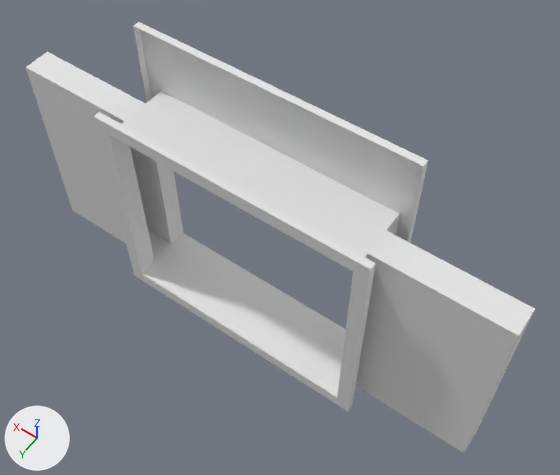
The FBX model Gravity Puzzle Game/Assets/Art/Models/Props Models/Elevator_01_Entrance.FBX: old version first, new version second.
Before and after are seen from a 50 mm camera at (-4.0, 5.34, 9.85) aimed at (-0.36, 0.24, 1.84). The axes (+X, +Y, +Z) are drawn at lower left. The lights are the same throughout. Where no turn or scale is listed for an object, it has been applied to the vertices.

Names of what the first picture shows: 'Elevator_01_Entrance'.
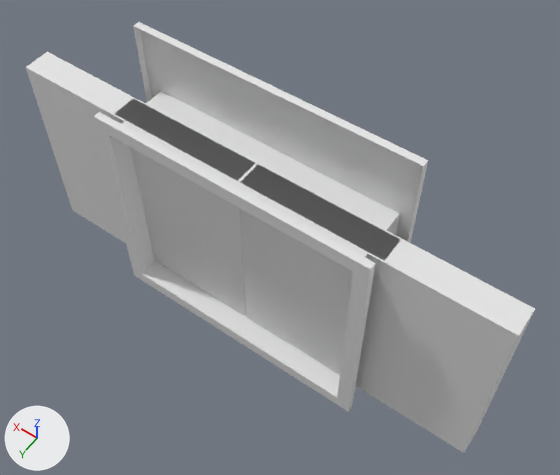
Where the change shows, as pixel boxes (x1, y1, x2, y2) in the pictures (560 x 475 px):
'Elevator_01_Entrance_DoorLeft', added
    after: (240, 164, 400, 387)
'Elevator_01_Entrance_DoorRight', added
    after: (116, 99, 255, 316)

The change, as a diff of the scene's bpy script:
```diff
--- a/Gravity Puzzle Game/Assets/Art/Models/Props Models/Elevator_01_Entrance.FBX.py
+++ b/Gravity Puzzle Game/Assets/Art/Models/Props Models/Elevator_01_Entrance.FBX.py
@@ me_mesh_001 @@
+me_mesh_001.from_pydata(...)  # 62 vertices, 58 faces; spans x -2.0..0.0, y 0.2..0.6, z 0.02..3.0
@@ me_mesh_002 @@
+me_mesh_002.from_pydata(...)  # 62 vertices, 58 faces; spans x 0.0..2.0, y 0.2..0.6, z 0.02..3.0
@@ ob_elevator_01_entrance_doorleft @@
+ob_elevator_01_entrance_doorleft = bpy.data.objects.new('Elevator_01_Entrance_DoorLeft', me_mesh_001)
+ob_elevator_01_entrance_doorleft.location = (0.0, 0.0, 0.0)
@@ ob_elevator_01_entrance_doorright @@
+ob_elevator_01_entrance_doorright = bpy.data.objects.new('Elevator_01_Entrance_DoorRight', me_mesh_002)
+ob_elevator_01_entrance_doorright.location = (0.0, 0.0, 0.0)
```
